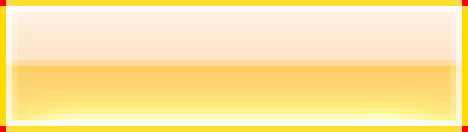
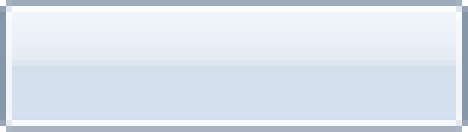
Before/after of a 468 × 132 layered artwork. What changed in the layer stack:
hid "Layer 4" over bbox(0, 0, 468, 132)
hid "Layer 2" over bbox(0, 0, 468, 132)
